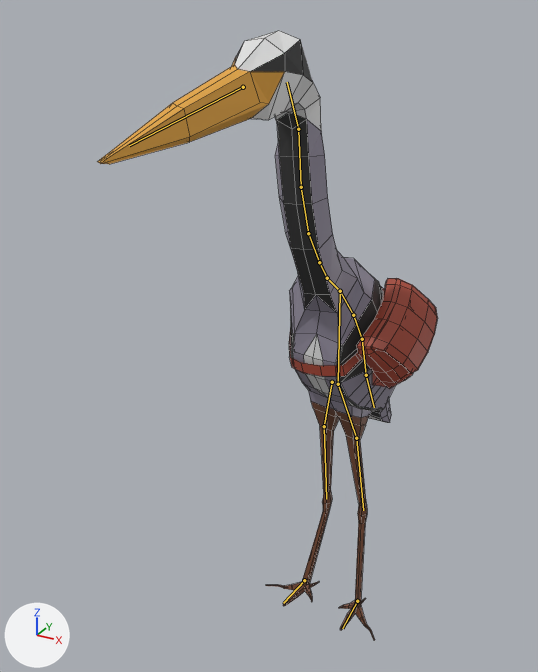
Renders of the Blender file Place Holder/Assets/_Tests_Leslie/perso_rig/heron.blend from each side of a commit.
One viewpoint serves both versions: a 50 mm camera at (3.77, -9.07, 8.89) aimed at (-0.45, -1.4, 5.06). Lighting does not change. The marker at lower left points along +X, +Y and +Z. The picture after the commit comes second. The bones that change, and the others that lie on the model, are drawn over the model as lines. Mesh edges are drawn as thin lines.
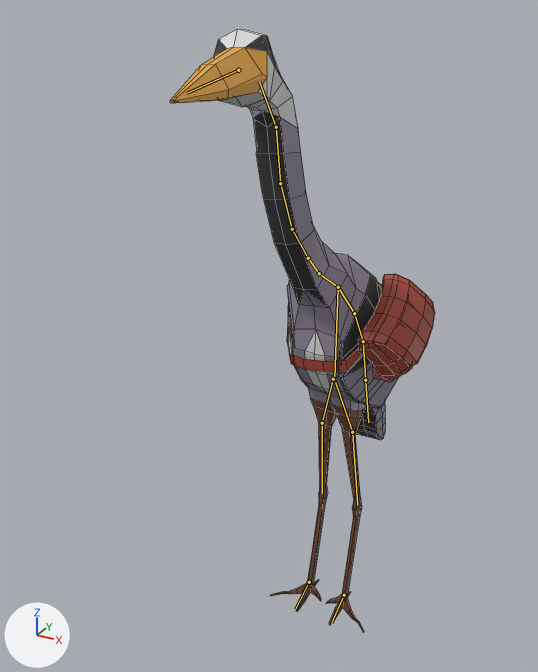
Commit message: talk animation

The newer file adds an action. The first version stands in its rest pose; the second is drawn at frame 40 of the action 'talk'.

The edits, one by one:
Bone 'Bone' (bone_bone) moves from (0.0, 0.09, -0.03) to (0.0, 0.0, 0.0).
Bone 'Bone' (bone_bone) turns from (4, 2, 1) to (0, 0, 0) degrees about its own x, y and z.
Bone 'Bone.002' (bone_bone_002) turns from (0, 0, 0) to (5, 0, 0) degrees about its own x, y and z.
Bone 'Bone.003' (bone_bone_003) turns from (6, 9, 1) to (8, 6, 4) degrees about its own x, y and z.
Bone 'Bone.009' (bone_bone_009) turns from (3, -23, 11) to (-7, -1, -15) degrees about its own x, y and z.
Bone 'Bone.010' (bone_bone_010) turns from (-1, 13, -5) to (0, 3, -1) degrees about its own x, y and z.
Bone 'Bone.013.L' (bone_bone_013_l) turns from (1, -27, -6) to (0, 0, 0) degrees about its own x, y and z.
Bone 'Bone.011.R' (bone_bone_011_r) moves from (-0.07, 0.02, 0.0) to (0.0, 0.0, 0.0).
Bone 'Bone.013.R' (bone_bone_013_r) turns from (5, 44, 11) to (0, 0, 0) degrees about its own x, y and z.
Bone 'Bone.014' (bone_bone_014) moves from (0.0, -0.08, 0.05) to (0.0, 0.0, 0.0).
Bone 'Bone.014' (bone_bone_014) turns from (-5, -2, 0) to (-20, -2, 0) degrees about its own x, y and z.
Bone 'Bone.013.L.001' (bone_bone_013_l_001) moves from (0.24, 0.02, -0.01) to (0.0, 0.0, 0.0).
Bone 'Bone.013.L.001' (bone_bone_013_l_001) turns from (0, 2, 5) to (0, 0, 0) degrees about its own x, y and z.
Bone 'Bone.013.R.001' (bone_bone_013_r_001) moves from (-0.08, 0.01, 0.0) to (0.0, 0.0, 0.0).
Bone 'Bone.013.R.001' (bone_bone_013_r_001) turns from (1, 6, 17) to (0, 0, 0) degrees about its own x, y and z.

Pixel boxes [x1, y1, x2, y2] of what changed, in the pictures (538 x 672 px):
'Plane', posed (23% narrower)
    before: [98, 31, 396, 640]
    after: [170, 29, 399, 633]
'Cube', posed
    before: [289, 278, 438, 389]
    after: [287, 274, 435, 382]
bone 'Bone', root to tip
    before: (366, 375) to (362, 339)
    after: (365, 380) to (363, 341)
bone 'Bone.002', root to tip
    before: (353, 315) to (340, 291)
    after: (354, 313) to (338, 287)
bone 'Bone.003', root to tip
    before: (340, 291) to (327, 278)
    after: (338, 287) to (319, 273)
bone 'Bone.010', root to tip
    before: (340, 291) to (338, 384)
    after: (338, 287) to (334, 379)
bone 'Bone.011.R', root to tip
    before: (332, 382) to (324, 426)
    after: (333, 379) to (322, 423)
bone 'Bone.014', root to tip
    before: (366, 375) to (374, 407)
    after: (365, 380) to (368, 422)
bone 'Bone.013.L.001', root to tip
    before: (357, 601) to (342, 628)
    after: (344, 595) to (331, 623)
bone 'Bone.013.R.001', root to tip
    before: (304, 580) to (283, 603)
    after: (309, 582) to (295, 609)
